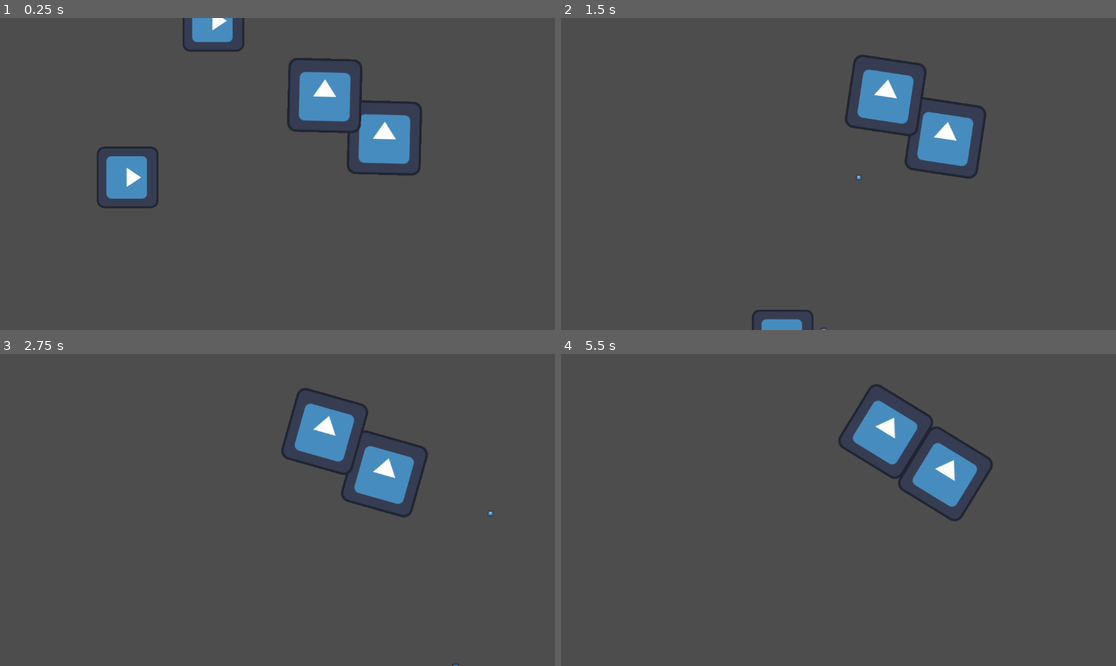
Above: before the commit, frames 1-4 (two rows, left to right).
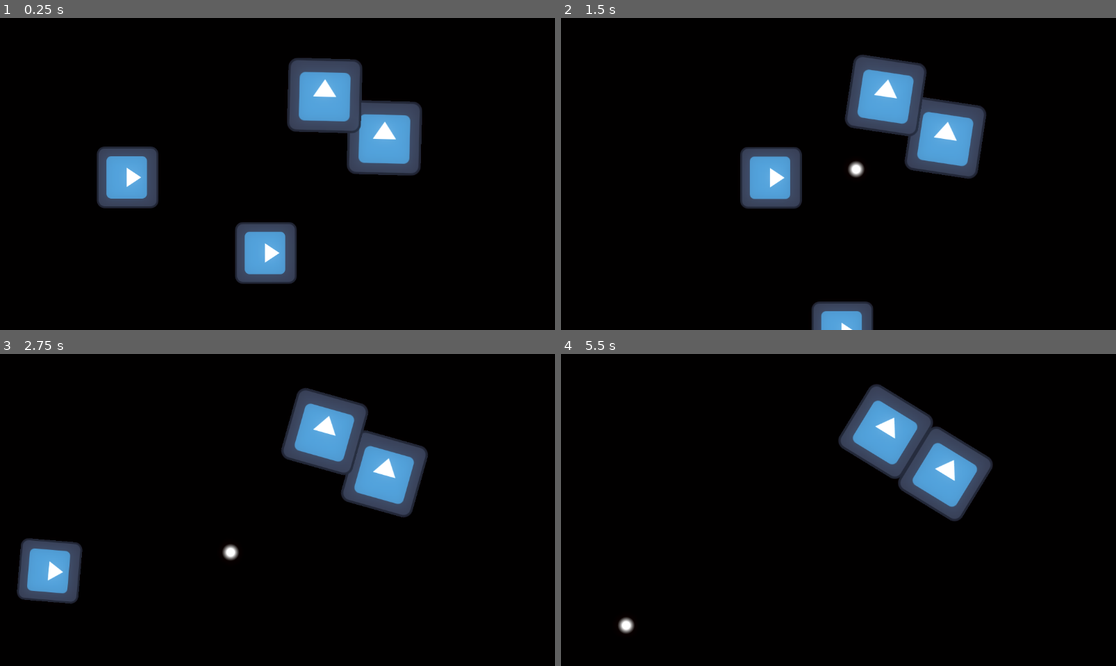
Above: after the commit, the same moments.

Repository: food-please/20GC-Asteroids
Game: Godot game, scene res://src/main.tscn
The game is run twice, just before and just after one commit, with the same random seed, the same clock (stepped at 60 frames per second) and the same inputs. The engine's default icon, where the game draws it, is replaced by a stand-in: a white triangle on a blue panel in a dark square.
Inputs:
- Up to frame 1 (0.25 s): no input
- Up to frame 2 (1.5 s): hold W (throttle_up) 0.53-1.28 s; tap Space (fire_primary) at 0.6, 1.35 s; hold S (throttle_down) from 1.28 s (still down)
- Up to frame 3 (2.75 s): release S (throttle_down) at 2.03 s; hold W (throttle_up) from 2.03 s (still down); tap D (rotate_ccw) at 2.1 s; tap Space (fire_primary) at 2.3 s
- Up to frame 4 (5.5 s): tap A (rotate_cw) at 2.85 s; tap Space (fire_primary) at 3.05, 3.6, 4.35, 5.3 s; release W (throttle_up) at 3.53 s; hold S (throttle_down) from 3.53 s (still down); tap D (rotate_ccw) at 5.1 s

The runs differ from the first frame. In frame 1, 93% of the frame differs, in the area x 0-100%, y 0-100%; in frame 2, 94%; in frame 3, 95%; in frame 4, 95%.

Commit message:
Add hit and explosion fx

Diff:
--- /dev/null
+++ b/bullet/bullet.svg
@@ -0,0 +1,76 @@
+<?xml version="1.0" encoding="UTF-8" standalone="no"?>
+<!-- Created with Inkscape (http://www.inkscape.org/) -->
+
+<svg
+   width="64mm"
+   height="64mm"
+   viewBox="0 0 64 64"
+   version="1.1"
+   id="svg1"
+   inkscape:version="1.4.2 (f4327f4, 2025-05-13)"
+   sodipodi:docname="bullet.svg"
+   xmlns:inkscape="http://www.inkscape.org/namespaces/inkscape"
+   xmlns:sodipodi="http://sodipodi.sourceforge.net/DTD/sodipodi-0.dtd"
+   xmlns:xlink="http://www.w3.org/1999/xlink"
+   xmlns="http://www.w3.org/2000/svg"
+   xmlns:svg="http://www.w3.org/2000/svg">
+  <sodipodi:namedview
+     id="namedview1"
+     pagecolor="#ffffff"
+     bordercolor="#000000"
+     borderopacity="0.25"
+     inkscape:showpageshadow="false"
+     inkscape:pageopacity="0.0"
+     inkscape:pagecheckerboard="true"
+     inkscape:deskcolor="#d1d1d1"
+     inkscape:document-units="mm"
+     showborder="false"
+     borderlayer="false"
+     showguides="true"
+     labelstyle="default"
+     inkscape:zoom="2.7545174"
+     inkscape:cx="11.61728"
+     inkscape:cy="53.5484"
+     inkscape:window-width="1920"
+     inkscape:window-height="991"
+     inkscape:window-x="-9"
+     inkscape:window-y="-9"
+     inkscape:window-maximized="1"
+     inkscape:current-layer="layer1" />
+  <defs
+     id="defs1">
+    <linearGradient
+       id="linearGradient1"
+       inkscape:collect="always">
+      <stop
+         style="stop-color:#ffffff;stop-opacity:1;"
+         offset="0.42105263"
+         id="stop1" />
+      <stop
+         style="stop-color:#b2b2b2;stop-opacity:0;"
+         offset="1"
+         id="stop2" />
+    </linearGradient>
+    <radialGradient
+       inkscape:collect="always"
+       xlink:href="#linearGradient1"
+       id="radialGradient2"
+       cx="32"
+       cy="32"
+       fx="32"
+       fy="32"
+       r="32"
+       gradientUnits="userSpaceOnUse" />
+  </defs>
+  <g
+     inkscape:label="Layer 1"
+     inkscape:groupmode="layer"
+     id="layer1">
+    <circle
+       style="fill:url(#radialGradient2);stroke-width:1.03699"
+       id="path1"
+       cx="32"
+       cy="32"
+       r="32" />
+  </g>
+</svg>
--- a/bullet/bullet.tscn
+++ b/bullet/bullet.tscn
@@ -1,25 +1,26 @@
 [gd_scene load_steps=7 format=3 uid="uid://b7jqs7i7j58y3"]
 
 [ext_resource type="Script" uid="uid://dkjhyv3gssj72" path="res://bullet/projectile.gd" id="1_6wip1"]
-[ext_resource type="Texture2D" uid="uid://ccdl2ihm3ggt" path="res://icon.svg" id="1_k2aps"]
 [ext_resource type="AudioStream" uid="uid://cw731iv075loo" path="res://sfx/sfx_exp_short_soft4.wav" id="2_0qjqd"]
 [ext_resource type="AudioStream" uid="uid://dqxum2a1lr2sm" path="res://sfx/sfx_exp_short_soft5.wav" id="3_ynyjt"]
 [ext_resource type="AudioStream" uid="uid://dqfuwavv6qng7" path="res://sfx/sfx_exp_short_soft10.wav" id="4_3udht"]
+[ext_resource type="Texture2D" uid="uid://bj2t2iuluehrm" path="res://bullet/bullet.svg" id="5_ynyjt"]
 
 [sub_resource type="CircleShape2D" id="CircleShape2D_6wip1"]
 radius = 6.0
 
 [node name="Projectile" type="Area2D"]
 collision_layer = 512
+collision_mask = 3
 monitorable = false
 script = ExtResource("1_6wip1")
-allow_friendly_fire = true
-fire_speed = 320.0
+fire_speed = 1024.0
+knockback_factor = 0.001
 hit_hull_sounds = Array[AudioStream]([ExtResource("2_0qjqd"), ExtResource("3_ynyjt"), ExtResource("4_3udht")])
 
 [node name="Sprite2D" type="Sprite2D" parent="."]
-scale = Vector2(0.1, 0.1)
-texture = ExtResource("1_k2aps")
+scale = Vector2(0.15, 0.15)
+texture = ExtResource("5_ynyjt")
 
 [node name="VisibilityNotifier" type="VisibleOnScreenNotifier2D" parent="."]
 
--- a/bullet/hit.gd
+++ b/bullet/hit.gd
@@ -6,4 +6,9 @@
 var shield_sfx: AudioStream
 
 var global_position: Vector2
-var normal: Vector2
+
+## On contact with an object, the magnitude of the velocity is multiplied by
+## [member knockback_damping] and then applied at [member knockback_direciton] to the target.
+var transferred_velocity: = Vector2.ZERO
+var knockback_direction: = Vector2.ZERO
+var knockback_damping: = 1.0
--- a/bullet/projectile.gd
+++ b/bullet/projectile.gd
@@ -6,6 +6,9 @@
 
 @export var fire_speed: = 100.0
 @export var fire_velocity: = Vector2.ZERO
+
+## The amount of velocity transferred to a hit object.
+@export var knockback_factor: = 0.1
 
 @export_category("Audio")
 @export var hit_hull_sounds: Array[AudioStream]
@@ -34,7 +37,9 @@
 						new_hit.shield_sfx = hit_shield_sounds.pick_random()
 
 					new_hit.global_position = global_position
-					new_hit.normal = -fire_velocity
+					new_hit.transferred_velocity = -fire_velocity * knockback_factor
+					new_hit.knockback_direction =\
+						 (body.global_position - global_position).normalized()
 
 					body.take_hit(new_hit)
 
--- /dev/null
+++ b/explosion/dust_hit.gd
@@ -0,0 +1,12 @@
+extends Marker2D
+
+@onready var _anim: AnimationPlayer = $AnimationPlayer
+@onready var _particles: CPUParticles2D = $CPUParticles2D
+
+
+func explode(direction: Vector2) -> void:
+	_particles.direction = direction
+
+	_anim.play("explode")
+	await _anim.animation_finished
+	queue_free()
--- /dev/null
+++ b/explosion/dust_hit.tscn
@@ -0,0 +1,102 @@
+[gd_scene load_steps=8 format=3 uid="uid://ccfldatpqmi4r"]
+
+[ext_resource type="Script" uid="uid://dbj7pnb11p7v2" path="res://explosion/dust_hit.gd" id="1_rbxlg"]
+[ext_resource type="Texture2D" uid="uid://bj2t2iuluehrm" path="res://bullet/bullet.svg" id="2_nvql5"]
+
+[sub_resource type="Curve" id="Curve_4d6o0"]
+_data = [Vector2(0, 1), 0.0, 0.0, 0, 0, Vector2(1, 0), 0.0, 0.0, 0, 0]
+point_count = 2
+
+[sub_resource type="Gradient" id="Gradient_echoh"]
+offsets = PackedFloat32Array(0.907186, 1)
+colors = PackedColorArray(1, 1, 1, 1, 1, 1, 1, 0)
+
+[sub_resource type="Animation" id="Animation_mp546"]
+length = 0.001
+tracks/0/type = "value"
+tracks/0/imported = false
+tracks/0/enabled = true
+tracks/0/path = NodePath("Sprite2D:scale")
+tracks/0/interp = 1
+tracks/0/loop_wrap = true
+tracks/0/keys = {
+"times": PackedFloat32Array(0),
+"transitions": PackedFloat32Array(1),
+"update": 0,
+"values": [Vector2(0.2, 0.2)]
+}
+tracks/1/type = "value"
+tracks/1/imported = false
+tracks/1/enabled = true
+tracks/1/path = NodePath("CPUParticles2D:emitting")
+tracks/1/interp = 1
+tracks/1/loop_wrap = true
+tracks/1/keys = {
+"times": PackedFloat32Array(0),
+"transitions": PackedFloat32Array(1),
+"update": 1,
+"values": [false]
+}
+
+[sub_resource type="Animation" id="Animation_pim3w"]
+resource_name = "explode"
+length = 0.5
+step = 0.01
+tracks/0/type = "value"
+tracks/0/imported = false
+tracks/0/enabled = true
+tracks/0/path = NodePath("Sprite2D:scale")
+tracks/0/interp = 1
+tracks/0/loop_wrap = true
+tracks/0/keys = {
+"times": PackedFloat32Array(0, 0.05, 0.2),
+"transitions": PackedFloat32Array(1, 1, 1),
+"update": 0,
+"values": [Vector2(0, 0), Vector2(0.2, 0.2), Vector2(1e-05, 1e-05)]
+}
+tracks/1/type = "value"
+tracks/1/imported = false
+tracks/1/enabled = true
+tracks/1/path = NodePath("CPUParticles2D:emitting")
+tracks/1/interp = 1
+tracks/1/loop_wrap = true
+tracks/1/keys = {
+"times": PackedFloat32Array(0),
+"transitions": PackedFloat32Array(1),
+"update": 1,
+"values": [true]
+}
+
+[sub_resource type="AnimationLibrary" id="AnimationLibrary_tic5l"]
+_data = {
+&"RESET": SubResource("Animation_mp546"),
+&"explode": SubResource("Animation_pim3w")
+}
+
+[node name="DustHit" type="Marker2D"]
+modulate = Color(0.693468, 0.570147, 0.23499, 1)
+script = ExtResource("1_rbxlg")
+
+[node name="CPUParticles2D" type="CPUParticles2D" parent="."]
+emitting = false
+amount = 5
+lifetime = 0.3
+one_shot = true
+explosiveness = 1.0
+spread = 30.0
+gravity = Vector2(0, 0)
+initial_velocity_min = 250.0
+initial_velocity_max = 500.0
+scale_amount_min = 10.0
+scale_amount_max = 10.0
+scale_amount_curve = SubResource("Curve_4d6o0")
+color_ramp = SubResource("Gradient_echoh")
+
+[node name="Sprite2D" type="Sprite2D" parent="."]
+scale = Vector2(0.2, 0.2)
+texture = ExtResource("2_nvql5")
+
+[node name="AnimationPlayer" type="AnimationPlayer" parent="."]
+libraries = {
+&"": SubResource("AnimationLibrary_tic5l")
+}
--- /dev/null
+++ b/explosion/explosion.gd
@@ -0,0 +1,10 @@
+extends Marker2D
+
+
+@onready var _anim: AnimationPlayer = $AnimationPlayer
+
+
+func explode() -> void:
+	_anim.play("explode")
+	await _anim.animation_finished
+	queue_free()
--- /dev/null
+++ b/explosion/explosion.tscn
@@ -0,0 +1,101 @@
+[gd_scene load_steps=8 format=3 uid="uid://bb1q7bpisvvcr"]
+
+[ext_resource type="Texture2D" uid="uid://bj2t2iuluehrm" path="res://bullet/bullet.svg" id="1_echoh"]
+[ext_resource type="Script" uid="uid://bxrwknv0tqhj1" path="res://explosion/explosion.gd" id="1_pim3w"]
+
+[sub_resource type="Curve" id="Curve_4d6o0"]
+_data = [Vector2(0, 1), 0.0, 0.0, 0, 0, Vector2(1, 0), 0.0, 0.0, 0, 0]
+point_count = 2
+
+[sub_resource type="Gradient" id="Gradient_echoh"]
+offsets = PackedFloat32Array(0.580838, 1)
+colors = PackedColorArray(1, 1, 1, 1, 1, 1, 1, 0)
+
+[sub_resource type="Animation" id="Animation_pim3w"]
+resource_name = "explode"
+length = 0.5
+step = 0.01
+tracks/0/type = "value"
+tracks/0/imported = false
+tracks/0/enabled = true
+tracks/0/path = NodePath("Sprite2D:scale")
+tracks/0/interp = 1
+tracks/0/loop_wrap = true
+tracks/0/keys = {
+"times": PackedFloat32Array(0, 0.05, 0.2),
+"transitions": PackedFloat32Array(1, 1, 1),
+"update": 0,
+"values": [Vector2(0, 0), Vector2(1, 1), Vector2(1e-05, 1e-05)]
+}
+tracks/1/type = "value"
+tracks/1/imported = false
+tracks/1/enabled = true
+tracks/1/path = NodePath("CPUParticles2D:emitting")
+tracks/1/interp = 1
+tracks/1/loop_wrap = true
+tracks/1/keys = {
+"times": PackedFloat32Array(0),
+"transitions": PackedFloat32Array(1),
+"update": 1,
+"values": [true]
+}
+
+[sub_resource type="Animation" id="Animation_mp546"]
+length = 0.001
+tracks/0/type = "value"
+tracks/0/imported = false
+tracks/0/enabled = true
+tracks/0/path = NodePath("Sprite2D:scale")
+tracks/0/interp = 1
+tracks/0/loop_wrap = true
+tracks/0/keys = {
+"times": PackedFloat32Array(0),
+"transitions": PackedFloat32Array(1),
+"update": 0,
+"values": [Vector2(1, 1)]
+}
+tracks/1/type = "value"
+tracks/1/imported = false
+tracks/1/enabled = true
+tracks/1/path = NodePath("CPUParticles2D:emitting")
+tracks/1/interp = 1
+tracks/1/loop_wrap = true
+tracks/1/keys = {
+"times": PackedFloat32Array(0),
+"transitions": PackedFloat32Array(1),
+"update": 1,
+"values": [false]
+}
+
+[sub_resource type="AnimationLibrary" id="AnimationLibrary_tic5l"]
+_data = {
+&"RESET": SubResource("Animation_mp546"),
+&"explode": SubResource("Animation_pim3w")
+}
+
+[node name="Explosion" type="Marker2D"]
+script = ExtResource("1_pim3w")
+
+[node name="CPUParticles2D" type="CPUParticles2D" parent="."]
+modulate = Color(0.885005, 0.587196, 0.428797, 1)
+emitting = false
+amount = 25
+lifetime = 0.5
+one_shot = true
+explosiveness = 1.0
+spread = 180.0
+gravity = Vector2(0, 0)
+initial_velocity_min = 500.0
+initial_velocity_max = 1000.0
+scale_amount_min = 20.0
+scale_amount_max = 20.0
+scale_amount_curve = SubResource("Curve_4d6o0")
+color_ramp = SubResource("Gradient_echoh")
+
+[node name="Sprite2D" type="Sprite2D" parent="."]
+texture = ExtResource("1_echoh")
+
+[node name="AnimationPlayer" type="AnimationPlayer" parent="."]
+libraries = {
+&"": SubResource("AnimationLibrary_tic5l")
+}
--- a/project.godot
+++ b/project.godot
@@ -50,6 +50,10 @@
 "events": [Object(InputEventKey,"resource_local_to_scene":false,"resource_name":"","device":-1,"window_id":0,"alt_press …(191 unchanged characters)…
 ]
 }
+fire_secondary={
+"deadzone": 0.2,
+"events": []
+}
 
 [layer_names]
 
--- a/ship/ship.gd
+++ b/ship/ship.gd
@@ -14,44 +14,71 @@
 ## only relevant when forward (or backwards) thrust is applied.
 var angular_velocity: float = 0.0
 
+var primary_weapon: Weapon = null
+var secondary_weapon: Weapon = null
 
 @onready var anim: AnimationPlayer = $AnimationPlayer
 @onready var hit_sound: AudioStreamPlayer = $HitSounds
-@onready var projectile_origin: Node2D = $ProjectileOrigin
 
 
 func _physics_process(delta: float) -> void:
 	var num_collisions = 0
-	var knockback: = Vector2.ZERO
+	var knockback_velocity: = Vector2.ZERO
 
 	var collision: = move_and_collide(velocity*delta)
 	while collision != null and num_collisions < MAX_COLLISIONS_PER_FRAME:
 		var collider: = collision.get_collider()
 
+		# If this Ship has hit another Ship, process the collision there as well.
+		# This is necessary since only one CharacterBody2D will process this collision.
 		if collider is Ship:
-			collider.velocity = collider.take_collision(-collision.get_normal(), self, velocity)
-		knockback += take_collision(collision.get_normal(), collider,
-			collision.get_collider_velocity())
+			collider.velocity = collider.knockback(-collision.get_normal(), velocity, self)
+		knockback_velocity += knockback(collision.get_normal(), collision.get_collider_velocity(),
+			collider)
 
 		collision = move_and_collide(collision.get_normal()*collision.get_remainder().length())
 		num_collisions += 1
 
 	if num_collisions > 0:
-		velocity = knockback.limit_length(max_linear_speed)
+		velocity = knockback_velocity.limit_length(max_linear_speed)
 
 
-func take_collision(normal: Vector2, collider: Object, collider_velocity: Vector2) -> Vector2:
-	print("%s got hit by %s!" % [name, collider.name])
+## Resgister a weapon as primary or secondary, if those slots are not already taken.
+func register_weapon(weapon: Weapon) -> bool:
+	if primary_weapon == null:
+		primary_weapon = weapon
+		print("Armed %s as primary weapon!" % weapon.name)
+		return true
+	elif secondary_weapon == null:
+		secondary_weapon = weapon
+		print("Armed %s as secondary weapon!" % weapon.name)
+		return true
+	print("Failed to register %s, weapon slots full!" % weapon.name)
+	return false
 
-	var knockback: = Vector2.ZERO
+
+func deregister_weapon(weapon: Weapon) -> void:
+	if primary_weapon == weapon:
+		primary_weapon = null
+	if secondary_weapon == weapon:
+		secondary_weapon = null
+
+
+## collider_velocity is fully transferred to the Ship.
+func knockback(knockback_direction: Vector2, collider_velocity: Vector2, collider: Object = null,
+		knockback_damping: = 1.0) -> Vector2:
+	var knockback_velocity: = Vector2.ZERO
 	var collision_speed: = velocity.length() + collider_velocity.length()
+	print("Col speed: ", collision_speed, " Source vel: ", velocity, " Coll vel: ", collider_velocity)
 
-	knockback += normal * collision_speed * (1.0-knockback_resist)
+	knockback_velocity += knockback_direction * collision_speed * (1.0-knockback_resist) \
+		* knockback_damping
+	print("Knockback dir: ", knockback_velocity)
 
-	if "collision_repulsion" in collider:
-		knockback *= collider.collision_repulsion
+	if collider != null and "collision_repulsion" in collider:
+		knockback_velocity *= collider.collision_repulsion
 
-	return knockback
+	return knockback_velocity
 
 
 func take_hit(hit: Hit) -> void:
@@ -59,4 +86,14 @@
 	hit_sound.stream = hit.hull_sfx
 	hit_sound.play()
 
+	print("\nTransfer: ", hit.transferred_velocity)
+	velocity = knockback(hit.knockback_direction, hit.transferred_velocity)
+	#print(hit.transferred_velocity, " ", hit.knockback_direction)k
+	#velocity = knockback(hit.knockback_direction, hit.transferred_velocity).limit_length(max_linear_speed)
+
 	anim.play("hurt")
+
+	var new_Explosion = load("res://explosion/dust_hit.tscn").instantiate()
+	new_Explosion.global_position = hit.global_position
+	get_parent().add_child(new_Explosion)
+	new_Explosion.explode(-hit.knockback_direction)
--- a/ship/ship.tscn
+++ b/ship/ship.tscn
@@ -58,9 +58,6 @@
 [node name="CollisionShape2D" type="CollisionShape2D" parent="."]
 shape = SubResource("CircleShape2D_2jgil")
 
-[node name="ProjectileOrigin" type="Marker2D" parent="."]
-position = Vector2(80, 0)
-
 [node name="AnimationPlayer" type="AnimationPlayer" parent="."]
 libraries = {
 &"": SubResource("AnimationLibrary_1vtf4")
--- a/src/main.tscn
+++ b/src/main.tscn
@@ -1,16 +1,36 @@
-[gd_scene load_steps=8 format=3 uid="uid://c75vhyrvxellc"]
+[gd_scene load_steps=12 format=3 uid="uid://c75vhyrvxellc"]
 
 [ext_resource type="Script" uid="uid://bweqvfvjpw78g" path="res://src/animatable_body_2d.gd" id="1_fyndt"]
 [ext_resource type="PackedScene" uid="uid://u2snf3fm0bq2" path="res://ship/ship.tscn" id="2_5q4o7"]
 [ext_resource type="Script" uid="uid://beujm41wwpmx0" path="res://src/player_controller.gd" id="2_gh0ne"]
 [ext_resource type="Texture2D" uid="uid://ccdl2ihm3ggt" path="res://icon.svg" id="3_3cfgd"]
 [ext_resource type="Script" uid="uid://cfy6unn04sjgm" path="res://bullet/projectile_manager.gd" id="3_5q4o7"]
+[ext_resource type="Script" uid="uid://cr43i7nrkb0o7" path="res://weapon/weapon.gd" id="4_rlaii"]
 [ext_resource type="Script" uid="uid://rk65e5h7aaqf" path="res://src/node.gd" id="5_kmhfv"]
+[ext_resource type="PackedScene" uid="uid://b7jqs7i7j58y3" path="res://bullet/bullet.tscn" id="6_5mrjc"]
+
+[sub_resource type="Environment" id="Environment_5mrjc"]
+background_mode = 3
+glow_enabled = true
+glow_intensity = 1.0
+glow_bloom = 0.2
+glow_hdr_threshold = 0.8
 
 [sub_resource type="RectangleShape2D" id="RectangleShape2D_fyndt"]
 size = Vector2(140, 140)
 
+[sub_resource type="CircleShape2D" id="CircleShape2D_5mrjc"]
+radius = 100.0
+
 [node name="Main" type="Node2D"]
+
+[node name="WorldEnvironment" type="WorldEnvironment" parent="."]
+environment = SubResource("Environment_5mrjc")
+
+[node name="ColorRect" type="ColorRect" parent="."]
+offset_right = 1397.0
+offset_bottom = 734.0
+color = Color(0.0304486, 0.00529309, 1.50409e-09, 1)
 
 [node name="AnimatableBody2D" type="AnimatableBody2D" parent="."]
 position = Vector2(798, 249)
@@ -53,10 +73,19 @@
 [node name="Node" type="Node" parent="Ship"]
 script = ExtResource("2_gh0ne")
 
+[node name="Weapon1" type="Node2D" parent="Ship"]
+script = ExtResource("4_rlaii")
+projectile_scene = ExtResource("6_5mrjc")
+
+[node name="Origin" type="Marker2D" parent="Ship/Weapon1"]
+position = Vector2(75, 0)
+
+[node name="CollisionShape2D2" type="CollisionShape2D" parent="Ship"]
+shape = SubResource("CircleShape2D_5mrjc")
+
 [node name="Ship2" parent="." instance=ExtResource("2_5q4o7")]
-position = Vector2(510, -117)
+position = Vector2(552, 488)
 collision_mask = 3
-knockback_resist = 0.2
 metadata/_edit_group_ = true
 
 [node name="Node" type="Node" parent="Ship2"]
--- a/src/node.gd
+++ b/src/node.gd
@@ -2,8 +2,8 @@
 
 @onready var ship: = get_parent() as Ship
 
-func _ready() -> void:
-	ship.velocity = ship.global_position.direction_to(get_parent().get_parent().get_node("Ship").global_position) * ship.max_linear_speed
+#func _ready() -> void:
+	#ship.velocity = ship.global_position.direction_to(get_parent().get_parent().get_node("Ship").global_position) * ship.max_linear_speed
 
 #func _process(delta: float) -> void:
 	#print(ship.velocity)
--- a/src/player_controller.gd
+++ b/src/player_controller.gd
@@ -38,12 +38,8 @@
 
 func _unhandled_input(event: InputEvent) -> void:
 	if event.is_action_released("fire_primary"):
-		var new_bullet = bullet.instantiate()
-		new_bullet.global_position = ship.projectile_origin.global_position
-		new_bullet.fire_velocity = \
-			(new_bullet.fire_speed)*Vector2.RIGHT.rotated(ship.rotation)
-		new_bullet.origin_ship = ship
-		Events.projectile_fired.emit(new_bullet)
+		if ship.primary_weapon != null:
+			ship.primary_weapon.fire()
 #
 #
 func update_rotation(delta: float) -> void:
@@ -57,7 +53,7 @@
 			-ship.max_angular_speed,
 			ship.max_angular_speed
 		)
-		print(ship.angular_velocity)
+		#print(ship.angular_velocity)
 
 	ship.rotation += ship.angular_velocity * delta
 
@@ -69,6 +65,6 @@
 
 	else:
 		var facing: = Vector2.RIGHT.rotated(ship.rotation)
-		print("\nVel before: ", ship.velocity, " mod: ", ship.velocity.normalized() * throttle_direction * linear_acceleration * delta, " Facing: ", facing)
+		#print("\nVel before: ", ship.velocity, " mod: ", ship.velocity.normalized() * throttle_direction * linear_acceleration * delta, " Facing: ", facing)
 		ship.velocity += facing * throttle_direction * linear_acceleration * delta
 		ship.velocity = ship.velocity.limit_length(ship.max_linear_speed)
--- /dev/null
+++ b/weapon/weapon.gd
@@ -0,0 +1,64 @@
+@tool
+class_name Weapon extends Node2D
+
+enum STATUS { INACTIVE, PRIMARY, SECONDARY }
+
+const INPUT_EVENT: Dictionary[String, StringName] = {
+	"primary" = &"fire_primary",
+	"secondary" = &"fire_secondary",
+}
+
+@export var projectile_scene: PackedScene:
+	set(value):
+		projectile_scene = value
+		if value != null:
+			var new_scene = projectile_scene.instantiate()
+			if new_scene is not Projectile:
+				printerr("Cannot set %s as projectile, it must be Projectile type!" \
+					% new_scene.name)
+				projectile_scene = null
+			new_scene.free()
+
+		update_configuration_warnings()
+
+var parent_ship: Ship
+
+@onready var origin: Node2D = $Origin
+
+
+func _ready() -> void:
+	if not Engine.is_editor_hint():
+		assert(projectile_scene, "Weapon %s has no projectile set!" % name)
+		parent_ship.register_weapon(self)
+
+
+func _get_configuration_warnings() -> PackedStringArray:
+	var msg: = []
+	if projectile_scene == null:
+		msg.append("The interaction must have a Projectile set!")
+	if parent_ship == null:
+		msg.append("A Weapon must be the direct child of a Ship!")
+	return msg
+
+
+func _notification(what: int) -> void:
+	match what:
+		NOTIFICATION_PARENTED:
+			parent_ship = get_parent() as Ship
+			update_configuration_warnings()
+
+
+func fire() -> void:
+	var projectile: Projectile = projectile_scene.instantiate()
+	projectile.global_position = origin.global_position
+	projectile.fire_velocity = (projectile.fire_speed)*_get_fire_direction()
+	projectile.origin_ship = parent_ship
+
+	Events.projectile_fired.emit(projectile)
+
+
+# Returns a unit vector in the direction that the projectile should be fired.
+# Could add a random element here to give spread to sequentially fired projectiles.
+func _get_fire_direction() -> Vector2:
+	var fire_direction: = Vector2.RIGHT
+	return fire_direction.rotated(origin.global_rotation + randf_range(-0.2, 0.2))
Not shown, added: bullet/bullet.svg.import
Not shown, added: explosion/dust_hit.gd.uid
Not shown, added: explosion/explosion.gd.uid
Not shown, added: weapon/weapon.gd.uid
